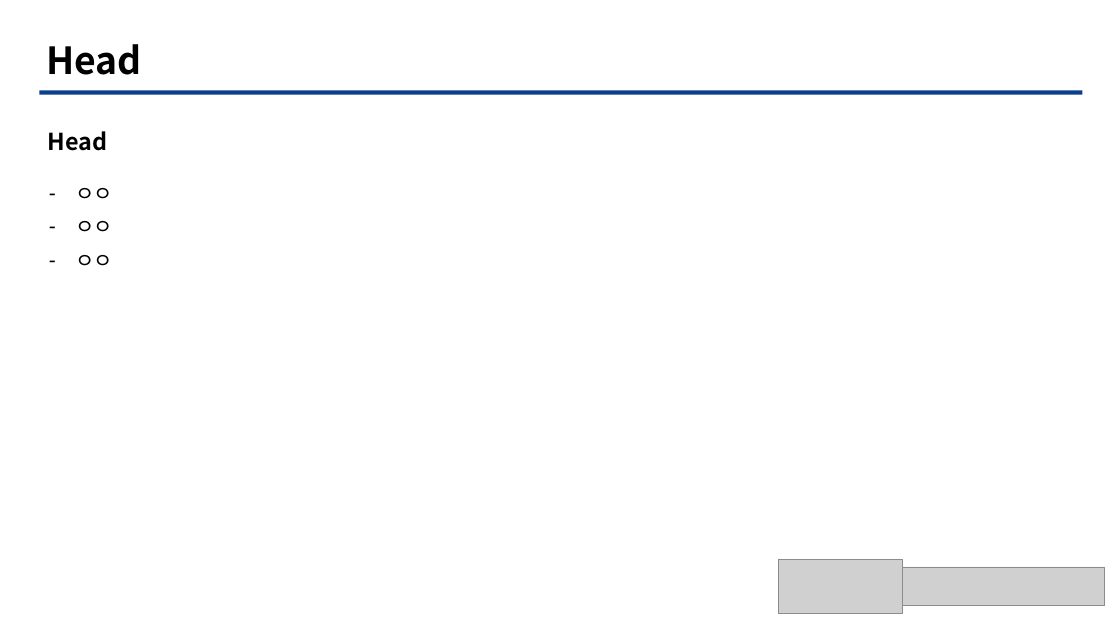
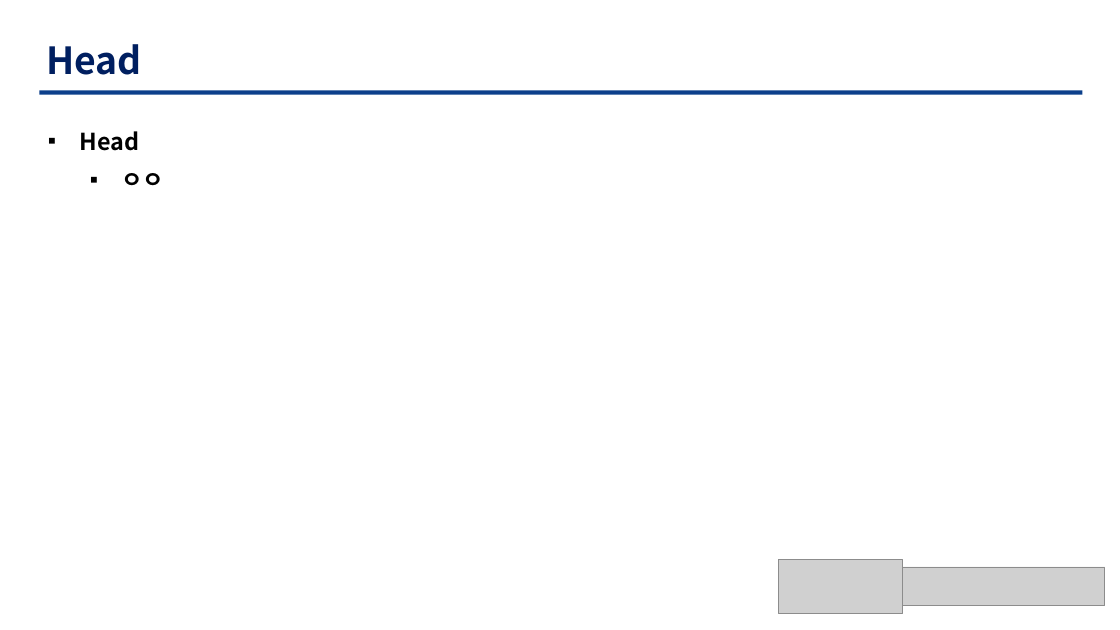
Before and after one commit to TaegyuHan/Solar_radiation_prediction_model, a slide deck: slide 14 of KICS_PT/[KICS] 모델 poster.pptx. Drawn at 1120x630 pixels with LibreOffice and Linux fonts; fonts in the diff are those of the drawing; grey boxes stand for pictures. Boxes give left, top, right and bottom in pixels: in the first picture for what was removed or moved away, otherwise in the second. Text is boxed around its words. In the diff, an @@ line names an element or a change of style, - is before the commit and + after.

```diff
--- a/KICS_PT/[KICS] 모델 poster.pptx
+++ b/KICS_PT/[KICS] 모델 poster.pptx
@@ text "Head" at bbox=[46, 44, 141, 75]: text colour #000000 to #001F60, letter spacing 0 to -0.2 pt @@
@@ text at bbox=[79, 131, 139, 151]: bullet none to ▪ @@
@@ text at bbox=[121, 173, 164, 186]: paragraph added @@
+  ▪ ㅇㅇ
@@ text removed at bbox=[75, 188, 113, 266] @@
-– ㅇㅇ
-– ㅇㅇ
-– ㅇㅇ
```
Also in this commit, not shown: 5 other slides changed, 3 slides added, 3 slides removed.
